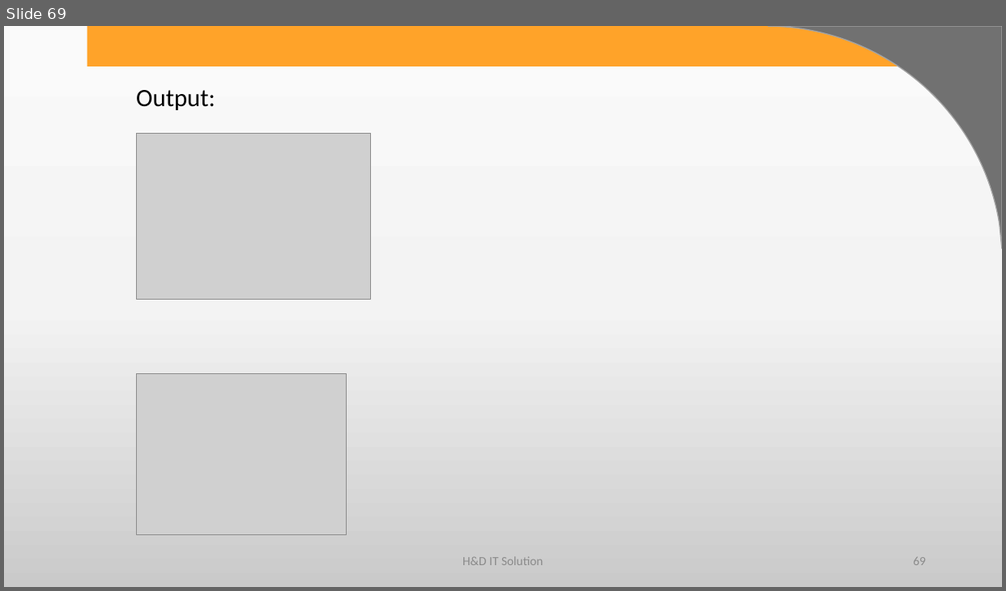
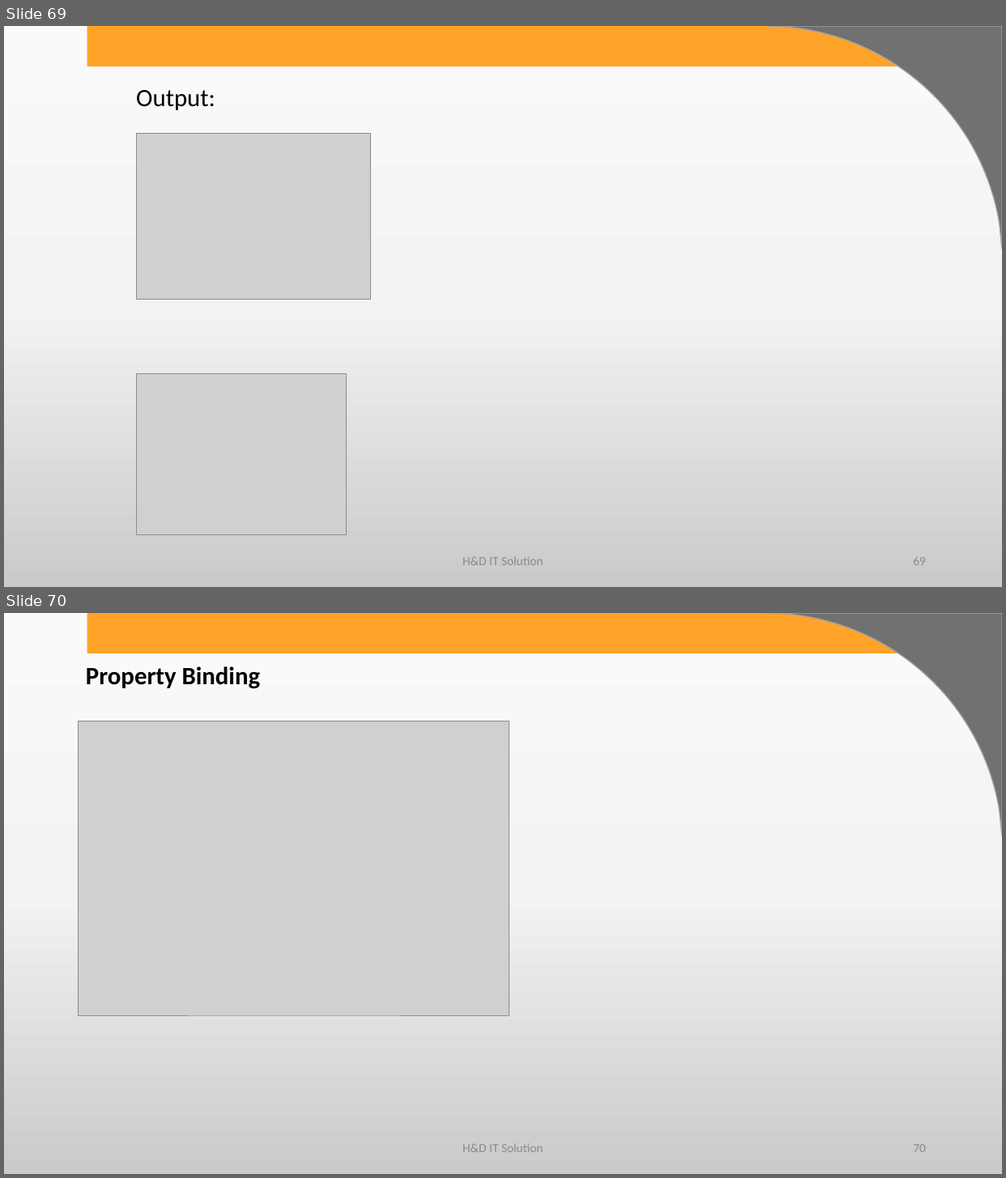
Before and after one commit to harshadasawant/infiniteAngular, a slide deck: ppt/ANGULAR.pptx. Shown one above the other, each under a label of ours: slide 69 before the commit, slides 69 and 70 after it. The pictures are 1006x591 and 1006x1178 pixels, drawn with LibreOffice and Linux fonts; fonts in the diff are those of the drawing; grey boxes stand for pictures; background and template pictures are left out. Boxes give left, top, right and bottom in pixels: in the first picture for what was removed or moved away, otherwise in the second. Text is boxed around its words. In the diff, an @@ line names an element or a change of style, - is before the commit and + after.

Commit message:
2 way binding attribute and style binding

```diff
--- a/ppt/ANGULAR.pptx
+++ b/ppt/ANGULAR.pptx
@@ slide 70 added at [4, 613, 1002, 1174], background gradient #FBFBFB to #F4F4F4 to #CBCBCB; not listed: 2 template elements that a slide beside it also shows @@
@@ text added at [86, 666, 261, 689], 24 pt, text #000000, bold @@
+Property Binding
@@ picture added at [78, 721, 509, 1016] @@
@@ text added at [462, 1144, 543, 1152], 12 pt, text #8C8C8C @@
+H&D IT Solution
@@ page number added at [913, 1144, 926, 1152], 12 pt, text #8C8C8C @@
+70
```
Also in this commit, not shown: 37 other slides added, 6 other files.
